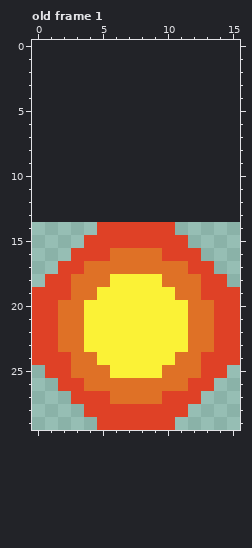
A pixel-art file gets an edit: src/characters/enemies/Wanyudo/HomingFireBall.aseprite. Above: the version before the commit.
16x16 pixels, 2 frames. Shown: old frame 1. The old version is drawn lined up with the new one, on the new canvas. The commit also changed other frames, which this record leaves out.
New version:
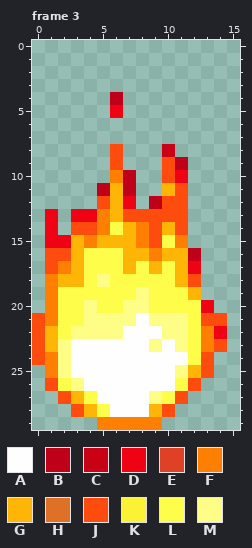
Palette (. is transparent): A #fefefe  B #be0118  C #c90117  D #f00215  E #df4126  F #fe7f01  G #feb506  H #df7126  J #fe4c0f  K #fbf236  L #fefe4a  M #fefe86
A new or re-ordered frame is compared with the old frame closest to it.
Difference:
canvas 16x16 -> 16x30, the old top-left corner now at 0,14
frames 2 -> 4
Changed rows in their new state; - is an unchanged pixel.
Frame 3 is new; against old frame 1:
first column x 0:
 4 ------B---------
 5 ------D---------
 8 ------J---C-----
 9 ------J---JB----
10 ------FB--JD----
11 -----BGB--GJ----
12 -----JGD-BJJ----
13 -D-DDFGJJJJJ----
14 -D-JJFLGFJGJ----
15 -DDGFGGGFJLF----
16 -JJGLLLGGFGGB---
17 -JFGLLLGLGLGD.--
18 -FGGLMLLLLLGJ..-
19 .FLLLLLLMLLLG...
20 .FLLMLLMMLLLLD..
21 JFLLMMMMAMMMLJJ.
22 JGLMMMMAAAMMLFD.
23 JGMAAAAAAMAMLFJ.
24 JFMAAAAAAAAALJ..
25 -FMAAAAAAAAMGJ.-
26 -JLMAAAAAAALJ.--
27 --JGLAAAAMLJ.---
28 ---JGLAAAGJ.----
29 -----FFFFF.-----
Changed places in both pictures, as pixel boxes (x1, y1, x2, y2):
changed: (32, 92, 240, 430)
